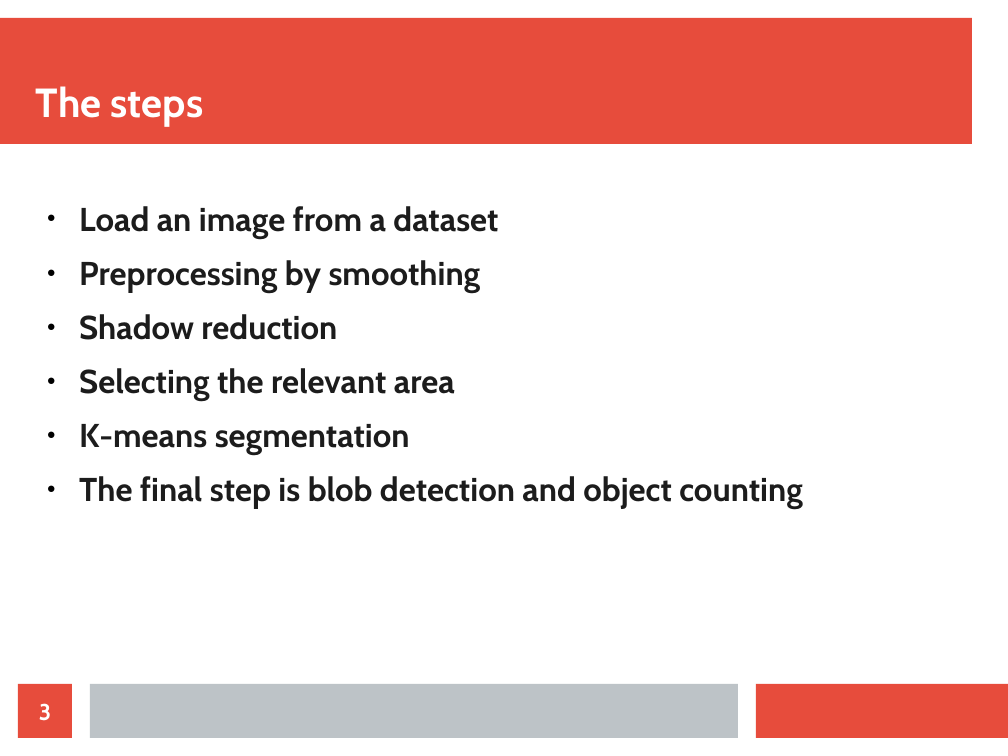
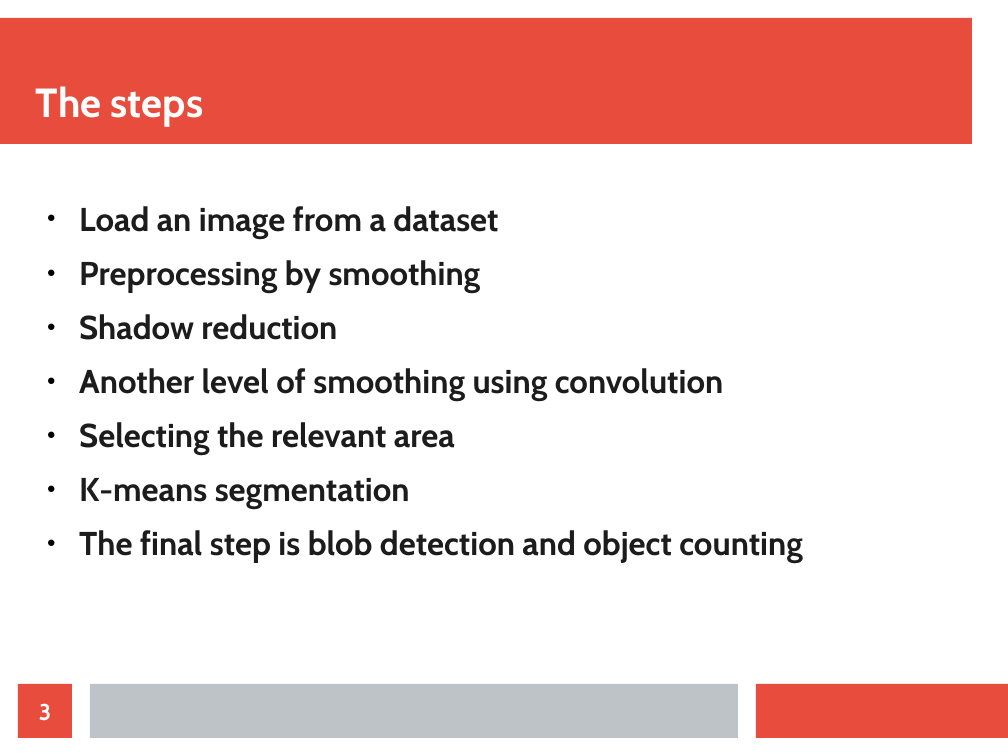
Before and after one commit to bloopeti/IP_OrangeDetection, a slide deck: slide 3 of Documents/Presentation.odp. Drawn at 1008x756 pixels with LibreOffice and Linux fonts; fonts in the diff are those of the drawing. Boxes give left, top, right and bottom in pixels: in the first picture for what was removed or moved away, otherwise in the second. Text is boxed around its words. In the diff, an @@ line names an element or a change of style, - is before the commit and + after.

```diff
--- a/Documents/Presentation.odp
+++ b/Documents/Presentation.odp
@@ text at (79, 368, 724, 400): paragraph added @@
+● Another level of smoothing using convolution
```
Also in this commit, not shown: 8 slides added, 7 slides removed, 8 other files.
